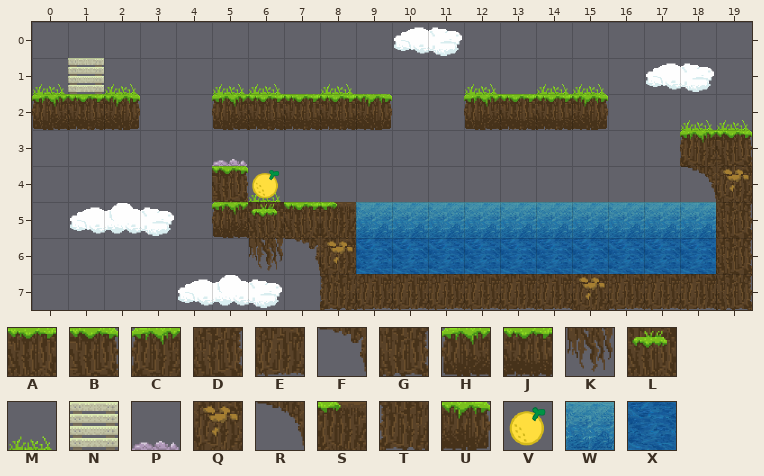
A Tiled map gets an edit: android/assets/maps/map2.tmx. Above: the version before the commit.
Cells are 64x64 px. Shown: x 0..19, y 0..7.
Key: from "Tiles_64x64": A 0, B 1, C 2, D 5, E 9, F 12, G 18, H 21, J 22, K 23, L 27, M 28, N 44, P 46, Q 49, R 54, S 57, T 58, U 62; from "endTile": V 0; from "tilesheet-water": W 1, X 4.
_ is an empty cell.
Layers that did not change in this view are not listed.
Layer "map" before, first column x 0:
0 ____________________
1 MNM__MM_M___M_MM____
2 HJU__HJJJU__HJJU__MM
3 _____P____________CB
4 _____BV___________RQ
5 _____HLASWWWWWWWWWWD
6 ______KFQXXXXXXXXXXD
7 ________TEEEEEEQEEEG
And afterwards:
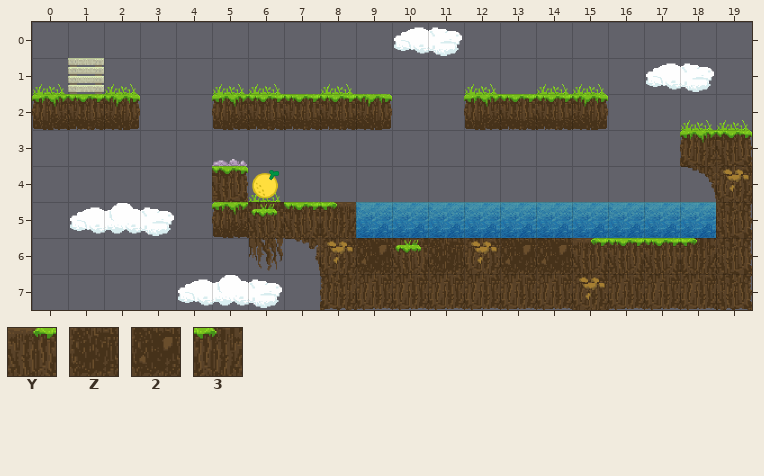
Further tiles: from "Tiles_64x64": Y 19, Z 32, 2 33, 3 63.
Diff:
Changed rows in their new state; . is an unchanged cell.
Layer "map":
first column x 9:
6 2LZQ22YAA3
